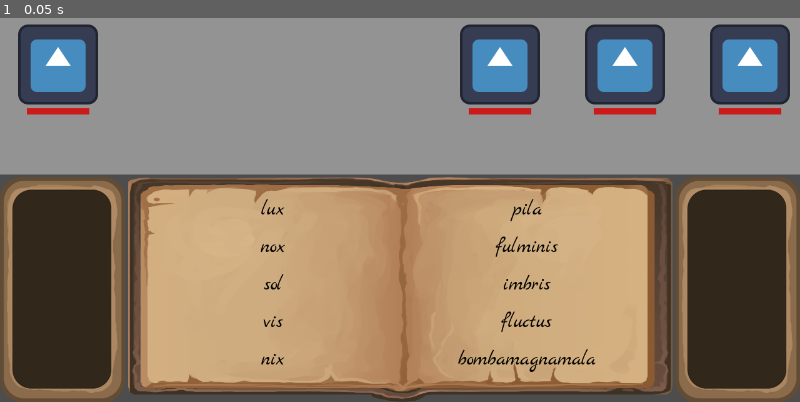
Above: before the commit, frame 1.
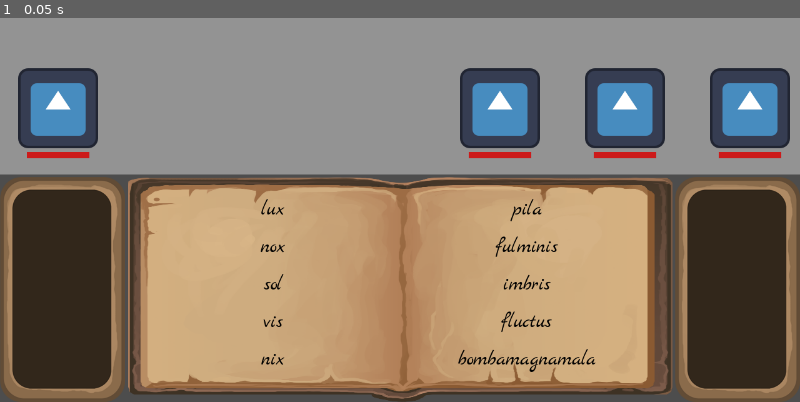
Above: after the commit, the same moment.

Repository: Jelleas/brackeys_2026
Game: Godot game, scene res://main.tscn
Same seed, same stepped clock (60 frames per second), same inputs: the game is played once before the commit and once after it. The engine's default icon, where the game draws it, is replaced by a stand-in: a white triangle on a blue panel in a dark square.
Inputs:
- Up to frame 1 (0.05 s): no input

The runs differ from the first frame. In frame 1, 12% of the frame differs, in the area x 2-99%, y 1-37%.

Commit message:
add imbris spell

Diff:
--- a/combat/combat_area.tscn
+++ b/combat/combat_area.tscn
@@ -32,7 +32,7 @@
 color = Color(1, 1, 1, 0.39607844)
 
 [node name="MonsterSpawner" parent="." unique_id=663206382 instance=ExtResource("3_imaqy")]
-position = Vector2(800, 180)
+position = Vector2(800, 250)
 monster_scene = ExtResource("4_pmhac")
 
 [node name="WaveManager" type="Node2D" parent="." unique_id=662207356 node_paths=PackedStringArray("spawner")]
@@ -41,4 +41,4 @@
 spawner = NodePath("../MonsterSpawner")
 
 [node name="Wizard" parent="." unique_id=916335594 instance=ExtResource("2_x7k0x")]
-position = Vector2(93, 180)
+position = Vector2(93, 250)
--- a/spells/rain/rain.gd
+++ b/spells/rain/rain.gd
@@ -3,11 +3,32 @@
 var damage: int = 0
 var duration: float = 4.0
 var tick_interval: float = 0.5
-var cloud_y_offset: float = -100.0
+var cloud_y_offset: float = -200.0
 var _target_global_pos: Vector2 = Vector2.ZERO
+var damage_timer: Timer
+
+@onready var damage_area: Area2D = $DamageArea
 
 func _ready():
 	global_position = Vector2(_target_global_pos.x, _target_global_pos.y + cloud_y_offset)
+
+	damage_area.collision_layer = 2
+	damage_area.collision_mask = 1
+	damage_area.set_deferred("monitoring", true)
+	damage_area.position = Vector2(0, -cloud_y_offset)
+
+	damage_timer = Timer.new()
+	damage_timer.wait_time = tick_interval
+	damage_timer.one_shot = false
+	damage_timer.timeout.connect(_on_damage_tick)
+	add_child(damage_timer)
+	damage_timer.start()
+
+	$CloudParticles.emitting = true
+	$RainParticles.emitting = true
+
+	await get_tree().create_timer(duration).timeout
+	_fade_and_destroy()
 
 func init(spell: SpellConfigs.Spell, target_pos: Vector2) -> void:
 	damage = spell.get_damage()
@@ -30,7 +51,7 @@
 	var rain_gradient = Gradient.new()
 	rain_gradient.colors = PackedColorArray([
 		Color(color2.r, color2.g, color2.b, 0.8),
-		Color(color3.r, color3.g, color3.b, 0.0),
+		Color(color3.r, color3.g, color3.b, 0.3),
 	])
 	rain_gradient.offsets = PackedFloat32Array([0.0, 1.0])
 	var rain_grad_tex = GradientTexture1D.new()
@@ -38,7 +59,7 @@
 	rain_mat.color_ramp = rain_grad_tex
 
 func _on_damage_tick() -> void:
-	var areas = $DamageArea.get_overlapping_areas()
+	var areas = damage_area.get_overlapping_areas()
 	for area in areas:
 		if area.is_in_group("monster"):
 			var monster = area.get_parent() as Monster
@@ -46,7 +67,7 @@
 				monster.get_hit(damage)
 
 func _fade_and_destroy() -> void:
-	$DamageTimer.stop()
+	damage_timer.stop()
 	$RainParticles.emitting = false
 	$CloudParticles.emitting = false
 	var tween = create_tween()
--- a/spells/rain/rain.tscn
+++ b/spells/rain/rain.tscn
@@ -2,6 +2,18 @@
 
 [ext_resource type="Script" uid="uid://c0d1k2mnwh3fh" path="res://spells/rain/rain.gd" id="1_ry6xm"]
 [ext_resource type="Texture2D" uid="uid://dqfl46pcgirff" path="res://spells/rain/cloud_puff.png" id="2_5jmxb"]
+
+[sub_resource type="ParticleProcessMaterial" id="ParticleProcessMaterial_7f1x4"]
+particle_flag_disable_z = true
+emission_shape = 3
+emission_box_extents = Vector3(40, 2, 0)
+direction = Vector3(0, 1, 0)
+spread = 5.0
+initial_velocity_min = 150.0
+initial_velocity_max = 200.0
+gravity = Vector3(0, 200, 0)
+scale_min = 4.0
+scale_max = 6.0
 
 [sub_resource type="ParticleProcessMaterial" id="ParticleProcessMaterial_5jmxb"]
 particle_flag_disable_z = true
@@ -17,23 +29,16 @@
 scale_min = 3.0
 scale_max = 6.0
 
-[sub_resource type="ParticleProcessMaterial" id="ParticleProcessMaterial_7f1x4"]
-particle_flag_disable_z = true
-emission_shape = 3
-emission_box_extents = Vector3(40, 2, 0)
-direction = Vector3(0, 1, 0)
-spread = 5.0
-initial_velocity_min = 150.0
-initial_velocity_max = 200.0
-gravity = Vector3(0, 200, 0)
-scale_max = 2.0
-
 [sub_resource type="CircleShape2D" id="CircleShape2D_t3dmt"]
 radius = 50.0
 
 [node name="Rain" type="Node2D" unique_id=1357361763]
-position = Vector2(419, 251)
 script = ExtResource("1_ry6xm")
+
+[node name="RainParticles" type="GPUParticles2D" parent="." unique_id=19227340]
+position = Vector2(0, 30)
+amount = 40
+process_material = SubResource("ParticleProcessMaterial_7f1x4")
 
 [node name="CloudParticles" type="GPUParticles2D" parent="." unique_id=1579259320]
 amount = 90
@@ -41,11 +46,6 @@
 lifetime = 2.5
 process_material = SubResource("ParticleProcessMaterial_5jmxb")
 
-[node name="RainParticles" type="GPUParticles2D" parent="." unique_id=19227340]
-position = Vector2(0, 30)
-amount = 40
-process_material = SubResource("ParticleProcessMaterial_7f1x4")
-
 [node name="DamageArea" type="Area2D" parent="." unique_id=1310205808]
 monitoring = false
 
--- a/spells/spell_configs.gd
+++ b/spells/spell_configs.gd
@@ -47,7 +47,7 @@
 	func _init(_prefix: Prefix):
 		prefix = _prefix
 		_base_damage = 30
-		scene = preload("res://spells/ball/ball.tscn")
+		scene = preload("res://spells/rain/rain.tscn")
 		name = prefix.name + " " + postfix.name
 
 class Fluctus extends Spell:
